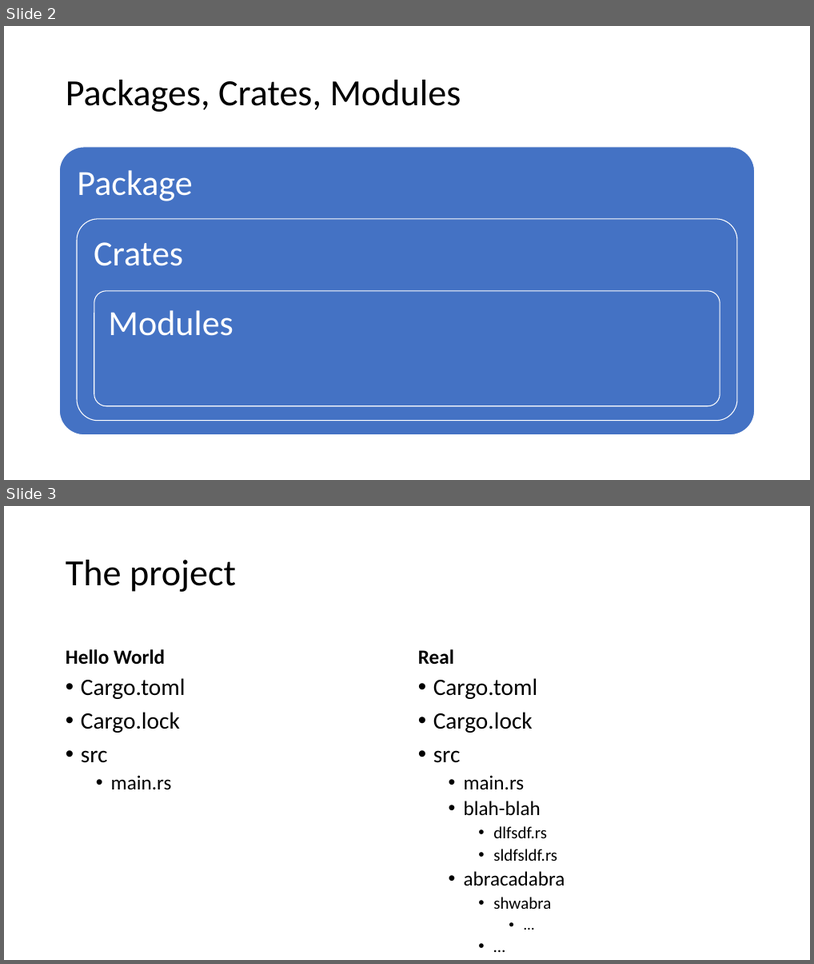
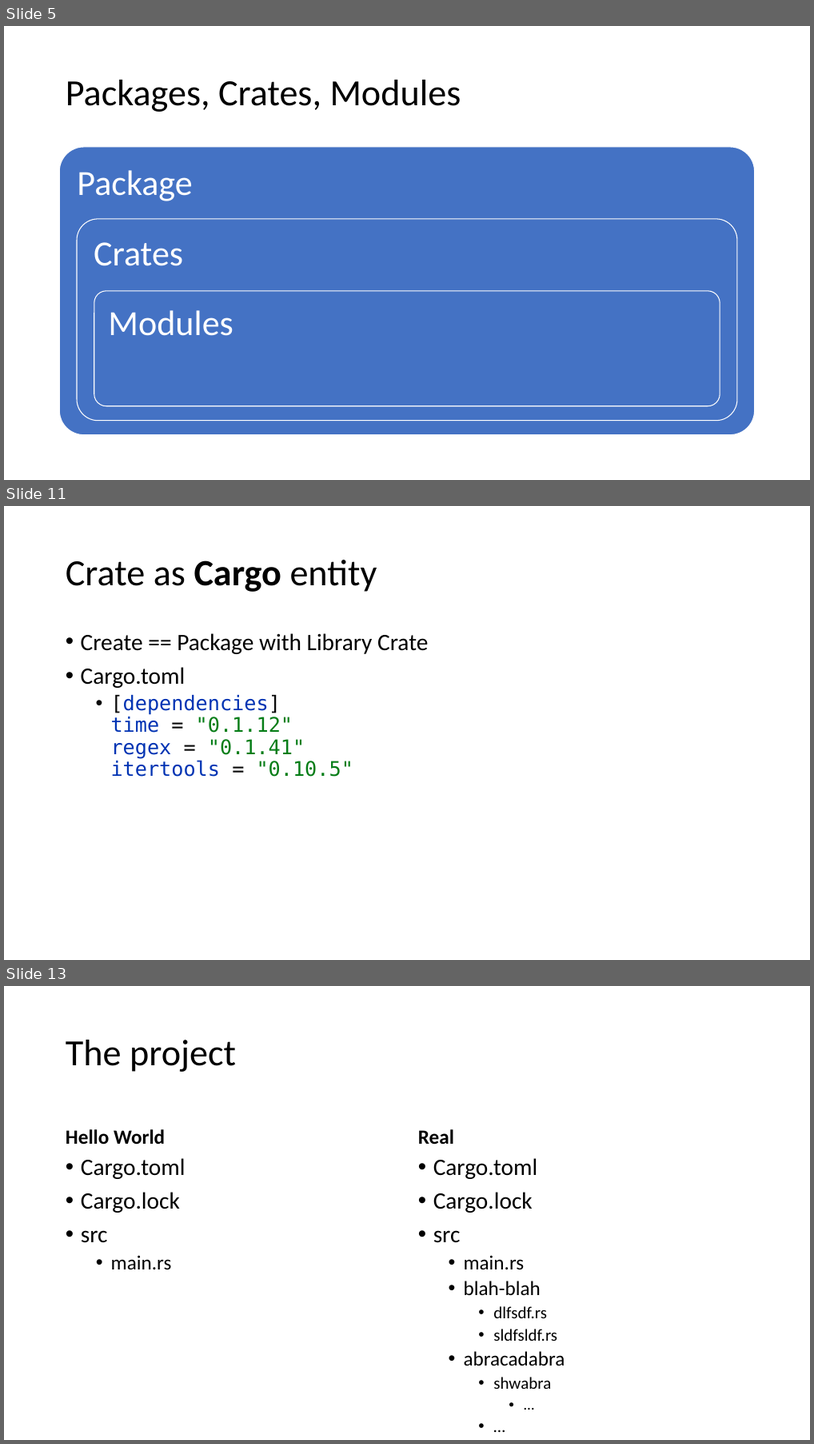
Before and after one commit to kugushev/course-rust-basics, a slide deck: src/07-Modules/07-Modules.pptx. Shown one above the other, each under a label of ours: slides 2 and 3 before the commit, slides 5, 11 and 13 after it; the slides between them are not shown. The pictures are 814x964 and 814x1444 pixels, drawn with LibreOffice and Linux fonts; fonts in the diff are those of the drawing. Boxes give left, top, right and bottom in pixels: in the first picture for what was removed or moved away, otherwise in the second. Text is boxed around its words. In the diff, an @@ line names an element or a change of style, - is before the commit and + after.

```diff
--- a/src/07-Modules/07-Modules.pptx
+++ b/src/07-Modules/07-Modules.pptx
@@ slide 11 added at [4, 506, 810, 960], background #FFFFFF @@
@@ title added at [66, 560, 378, 592], 44 pt, text #000000 @@
+Crate as Cargo entity
@@ text added at [81, 633, 428, 776], 24 pt, text #000000 @@
+• Create == Package with Library Crate
+• Cargo.toml
+  • [dependencies]
+    time = "0.1.12"
+    regex = "0.1.41"
+    itertools = "0.10.5"
@@ what was slide 2 is now slide 5 @@
@@ what was slide 3 is now slide 13 @@
```
Also in this commit, not shown: 10 other slides added.
